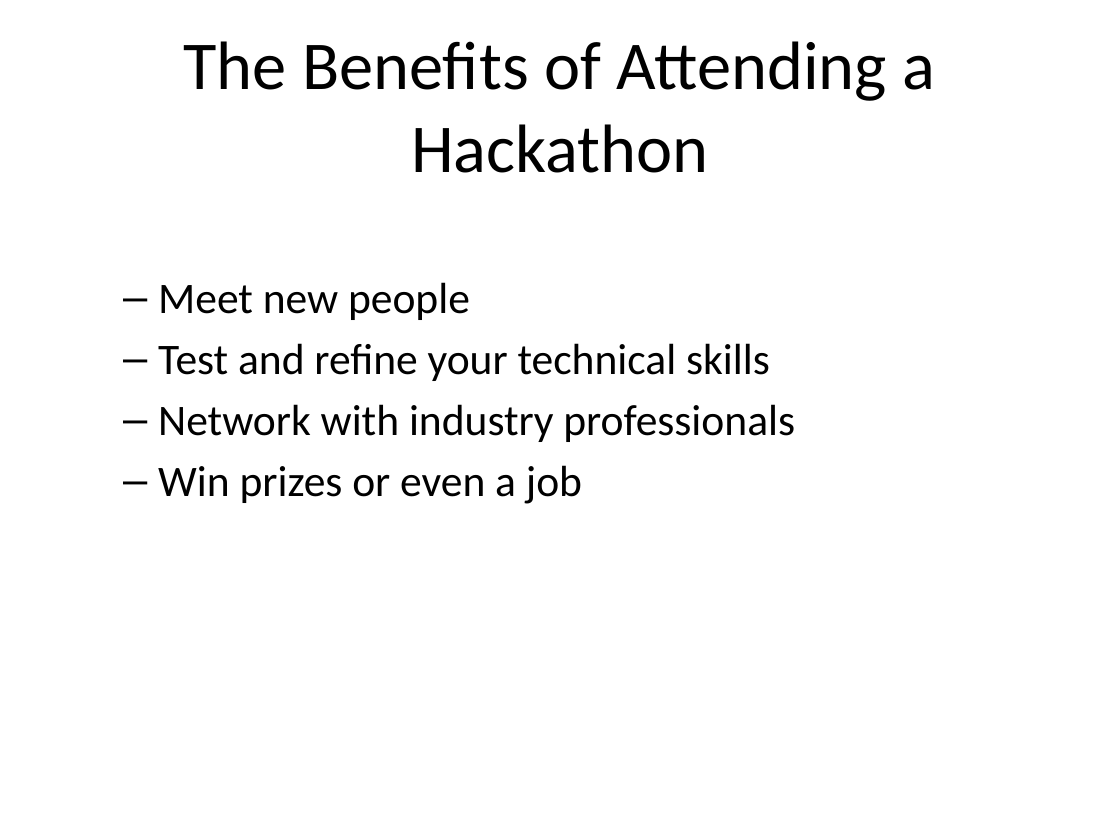
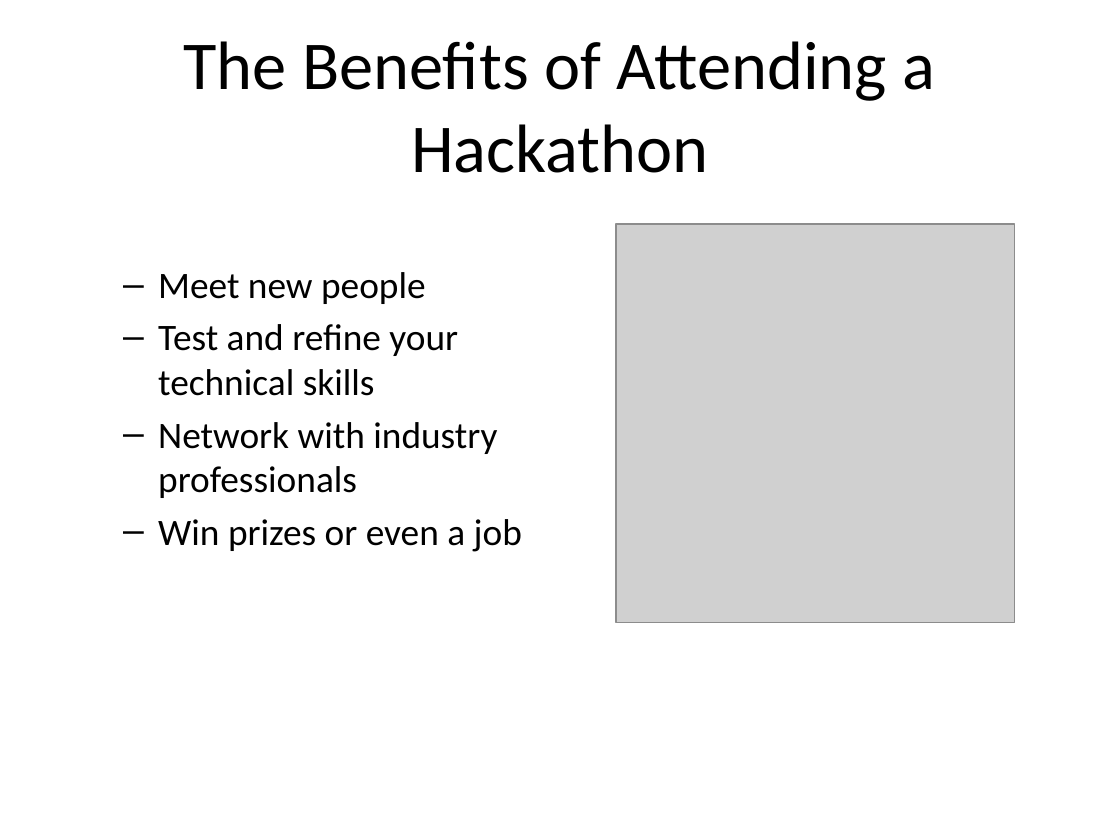
Before and after one commit to rbhagat518/slides-ai, a slide deck: slide 3 of output.pptx. Drawn at 1120x840 pixels with LibreOffice and Linux fonts; fonts in the diff are those of the drawing; grey boxes stand for pictures. Boxes give left, top, right and bottom in pixels: in the first picture for what was removed or moved away, otherwise in the second. Text is boxed around its words. In the diff, an @@ line names an element or a change of style, - is before the commit and + after.

Commit message:
added image to pptx

```diff
--- a/output.pptx
+++ b/output.pptx
@@ text "Meet new people" at bbox=[158, 272, 522, 552]: size 28 to 24 pt @@
@@ picture added at bbox=[616, 224, 1015, 623] @@
```
Also in this commit, not shown: 3 other slides changed, 2 other files.
